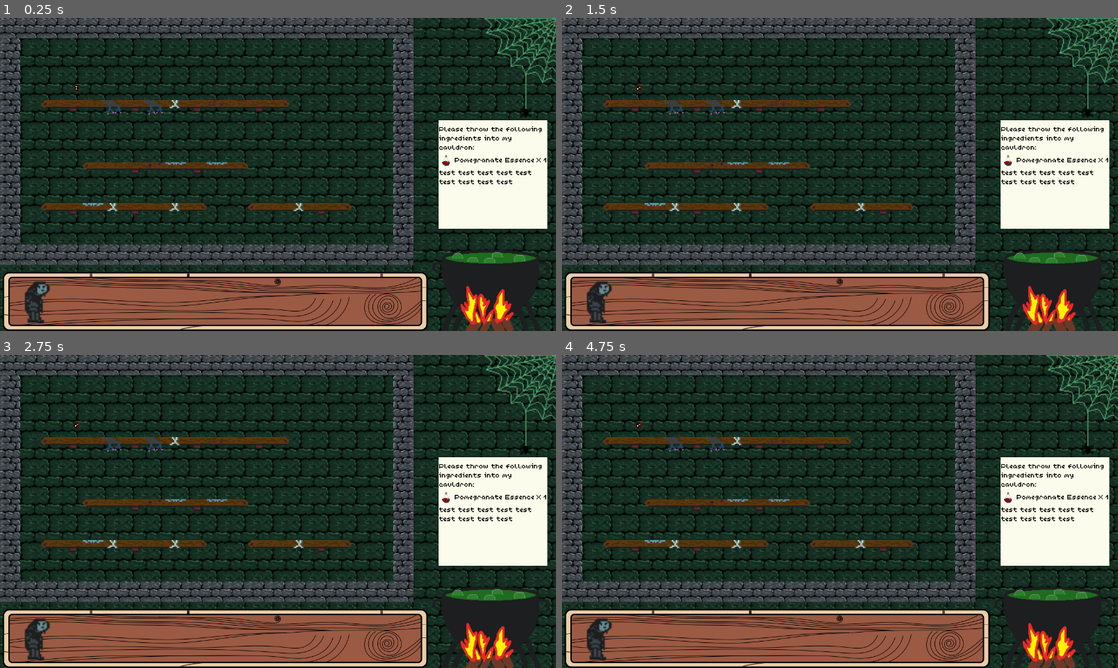
Above: before the commit, frames 1-4 (two rows, left to right).
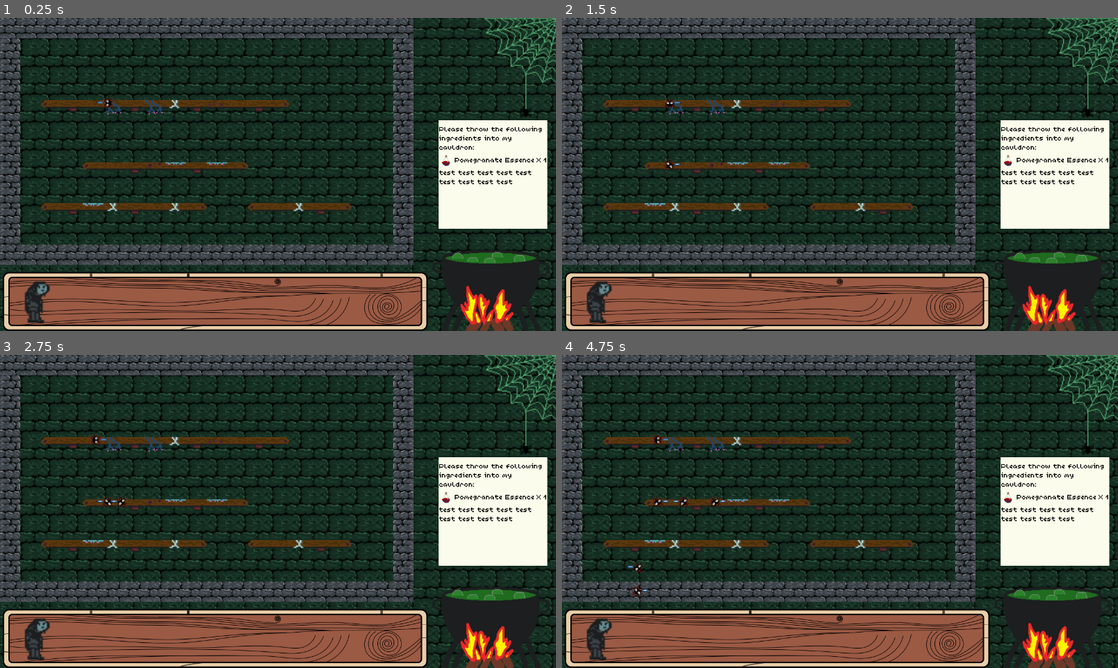
Above: after the commit, the same moments.

Repository: panorb/ludum-dare-56
Game: Godot game, scene res://game/my_level.tscn
Same seed, same stepped clock (60 frames per second), same inputs: the game is played once before the commit and once after it. The engine's default icon, where the game draws it, is replaced by a stand-in: a white triangle on a blue panel in a dark square.
Inputs (mouse positions are in pixels of both pictures, inside the frame that each line leads up to):
- Up to frame 1 (0.25 s): no input
- Up to frame 2 (1.5 s): move the mouse to (595, 299) at 0.52 s; click (595, 299) at 0.67 s; tap Space (ui_select) at 0.77 s; tap Enter at 1.25 s; move the mouse to (728, 190) at 1.27 s; click (728, 190) at 1.42 s
- Up to frame 3 (2.75 s): tap Space (ui_select) at 1.52 s; move the mouse to (333, 442) at 2.02 s; click (333, 442) at 2.17 s
- Up to frame 4 (4.75 s): move the mouse to (812, 574) at 2.77 s; click (812, 574) at 2.92 s; tap Space (ui_select) at 3.02, 3.77, 4.52 s; move the mouse to (1006, 558) at 3.52 s; click (1006, 558) at 3.67 s; move the mouse to (673, 464) at 4.27 s; click (673, 464) at 4.42 s

The runs differ from the first frame. In frame 1, less than 0.1% of the frame differs, in the area x 13-21%, y 21-29%; in frame 2, 0.1%; in frame 3, 0.2%; in frame 4, 0.3%, in the area x 11-30%, y 21-78%.

Commit message:
wip rewrite

Diff:
--- a/godot/entities/carrier.gd
+++ b/godot/entities/carrier.gd
@@ -1,9 +1,26 @@
-extends Node2D
+extends CharacterBody2D  # Use KinematicBody2D for Godot 3.x
 
-var direction = -1
+var gravity = 980  # Adjust this value to change gravity strength
+var speed = 400  # Horizontal movement speed
+var direction = 1
 
 func _ready() -> void:
 	pass # Replace with function body.
 
-func _process(delta: float) -> void:
-	pass
+func _physics_process(delta: float) -> void:
+	apply_gravity(delta)
+	move_horizontally(delta)
+	move_and_slide()
+
+func apply_gravity(delta: float) -> void:
+	if not is_on_floor():
+		velocity.y += gravity * delta
+
+
+func move_horizontally(delta: float) -> void:
+	velocity.x = speed * delta * direction
+	# the ray casts forward and down, check if it hits anything, if it doesn't turn around
+	$RayCast2D.force_raycast_update()
+	if not $RayCast2D.is_colliding():
+		self.scale.x = -self.scale.x
+		direction *= -1
--- a/godot/entities/carrier.tscn
+++ b/godot/entities/carrier.tscn
@@ -1,8 +1,9 @@
-[gd_scene load_steps=9 format=3 uid="uid://bbrhpj8rys6b7"]
+[gd_scene load_steps=11 format=3 uid="uid://bbrhpj8rys6b7"]
 
 [ext_resource type="Script" path="res://entities/carrier.gd" id="1_prkde"]
 [ext_resource type="Texture2D" uid="uid://1rn2st6aiesi" path="res://entities/carrier.png" id="2_krvfn"]
 [ext_resource type="PackedScene" uid="uid://bkujsleu56b2j" path="res://items/base_item.tscn" id="3_y58p5"]
+[ext_resource type="Texture2D" uid="uid://cfisiwojfbp85" path="res://icon.svg" id="4_pq0r4"]
 
 [sub_resource type="AtlasTexture" id="AtlasTexture_m8f3u"]
 atlas = ExtResource("2_krvfn")
@@ -40,17 +41,34 @@
 "speed": 8.0
 }]
 
-[node name="Carrier" type="Node2D" groups=["tickers"]]
+[sub_resource type="CircleShape2D" id="CircleShape2D_7kt3d"]
+radius = 5.6778
+
+[node name="Carrier" type="CharacterBody2D" groups=["tickers"]]
 script = ExtResource("1_prkde")
 
 [node name="AnimatedSprite2D" type="AnimatedSprite2D" parent="."]
+scale = Vector2(1.64, 1.64)
 sprite_frames = SubResource("SpriteFrames_52qvs")
 animation = &"move"
 autoplay = "move"
 frame_progress = 0.851924
 offset = Vector2(0, -8)
-flip_h = true
 
 [node name="CarriedItem" parent="." instance=ExtResource("3_y58p5")]
 visible = false
 position = Vector2(0, -24)
+
+[node name="CollisionShape2D" type="CollisionShape2D" parent="."]
+position = Vector2(0, -14)
+scale = Vector2(2.54585, 2.54585)
+shape = SubResource("CircleShape2D_7kt3d")
+
+[node name="RayCast2D" type="RayCast2D" parent="."]
+position = Vector2(0, -10)
+target_position = Vector2(37, 29)
+
+[node name="Sprite2D" type="Sprite2D" parent="."]
+position = Vector2(17, -13)
+scale = Vector2(-0.12, 0.0399995)
+texture = ExtResource("4_pq0r4")
--- a/godot/entities/entity.gd
+++ /dev/null
@@ -1,35 +0,0 @@
-class_name Entity
-extends Node2D
-
-var actual_position = Vector2(0, 0)
-var target_position = Vector2(0, 0)
-
-var _processed_tick : int = -1
-
-func easing_function(x: float) -> float:
-	return x
-
-func update(delta: float, tick_time: float) -> void:
-	var expected_tick_length = 1.0 / SimulationState.TICKS_PER_SECOND
-	var progress = tick_time / expected_tick_length
-	progress = max(0, min(1, progress))
-
-	position = actual_position + (target_position - actual_position) * easing_function(progress)
-
-func _step_internal(tick, x, y, items_future, entities_now, entities_future, level_structure):
-	if tick > _processed_tick:
-		step(x, y, items_future, entities_now, entities_future, level_structure)
-		_processed_tick = tick
-
-func is_free(x, y, entities_now, entities_future):
-	return entities_now[y][x] == null and entities_future[y][x] == null
-
-func step(x, y, items_future, entities_now, entities_future, level_structure):
-	pass
-
-func move_to(x, y, entities_future):
-	entities_future[y][x] = self
-	actual_position.x = position.x
-	actual_position.y = position.y
-	target_position.x = x*Globals.TILE_SIZE+(Globals.TILE_SIZE/2)
-	target_position.y = y*Globals.TILE_SIZE+(Globals.TILE_SIZE)
--- a/godot/game/my_level.tscn
+++ b/godot/game/my_level.tscn
@@ -151,6 +151,6 @@
 [node name="Construction" parent="." instance=ExtResource("9_vff23")]
 
 [node name="Carrier" parent="Construction" instance=ExtResource("11_pa4kh")]
-position = Vector2(175.168, 168)
+position = Vector2(246.828, 176)
 
 [node name="Simulation" parent="." instance=ExtResource("10_7gy18")]
--- a/godot/items/base_item.tscn
+++ b/godot/items/base_item.tscn
@@ -1,11 +1,12 @@
-[gd_scene load_steps=5 format=3 uid="uid://bkujsleu56b2j"]
+[gd_scene load_steps=4 format=3 uid="uid://bkujsleu56b2j"]
 
 [ext_resource type="Script" path="res://items/base_item.gd" id="1_k88xb"]
 [ext_resource type="Texture2D" uid="uid://ky0rm5mfvbed" path="res://items/items.png" id="2_554yt"]
-[ext_resource type="Script" path="res://items/state_normal.gd" id="3_pygo4"]
-[ext_resource type="Script" path="res://items/state_thrown.gd" id="4_hm4aw"]
 
-[node name="BaseItem" type="Node2D" groups=["tickers"]]
+[sub_resource type="CircleShape2D" id="CircleShape2D_vwbeb"]
+radius = 16.0312
+
+[node name="BaseItem" type="CharacterBody2D" groups=["tickers"]]
 script = ExtResource("1_k88xb")
 
 [node name="Sprite2D" type="Sprite2D" parent="."]
@@ -15,10 +16,5 @@
 region_enabled = true
 region_rect = Rect2(0, 0, 32, 32)
 
-[node name="States" type="Node" parent="."]
-
-[node name="StateNormal" type="Node" parent="States"]
-script = ExtResource("3_pygo4")
-
-[node name="StateThrown" type="Node" parent="States"]
-script = ExtResource("4_hm4aw")
+[node name="CollisionShape2D" type="CollisionShape2D" parent="."]
+shape = SubResource("CircleShape2D_vwbeb")
